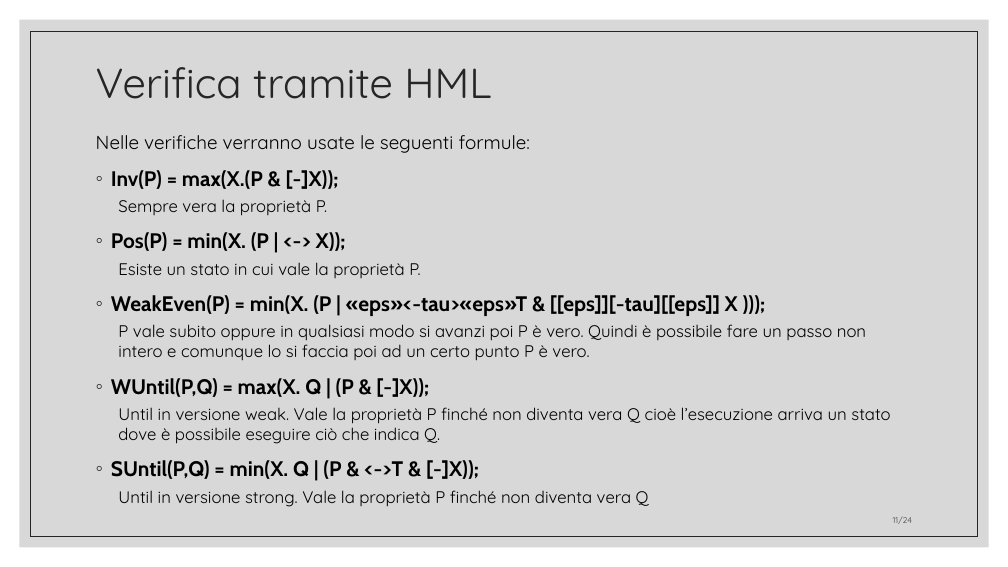
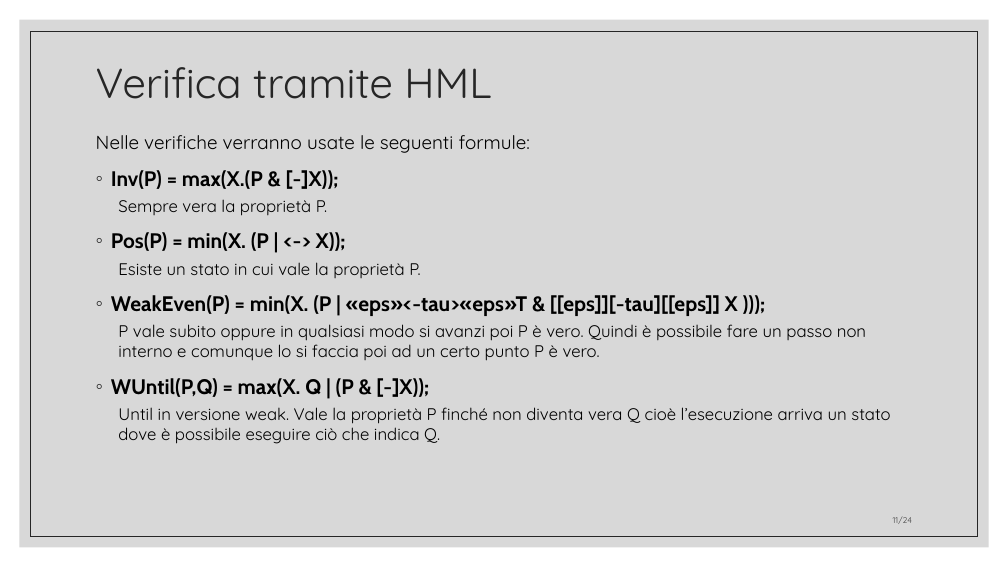
Before and after one commit to pheasant98/LGC---Esame, a slide deck: slide 11 of Barbershop presentazione.pptx. Drawn at 1008x567 pixels with LibreOffice and Linux fonts; fonts in the diff are those of the drawing. Boxes give left, top, right and bottom in pixels: in the first picture for what was removed or moved away, otherwise in the second. Text is boxed around its words. In the diff, an @@ line names an element or a change of style, - is before the commit and + after.

Commit message:
fix

```diff
--- a/Barbershop presentazione.pptx
+++ b/Barbershop presentazione.pptx
@@ text at (118,324,866,361): text changed @@
-  P vale subito oppure in qualsiasi modo si avanzi poi P è vero. Quindi è possibile fare un passo non intero e comunque lo si faccia poi ad un certo punto P è vero.
+  P vale subito oppure in qualsiasi modo si avanzi poi P è vero. Quindi è possibile fare un passo non interno e comunque lo si faccia poi ad un certo punto P è vero.
@@ text at (111,460,592,503): paragraphs removed @@
-◦ SUntil(P,Q) = min(X. Q | (P & <->T & [-]X));
-  Until in versione strong. Vale la proprietà P finché non diventa vera Q
```
Also in this commit, not shown: 1 other slide changed.
